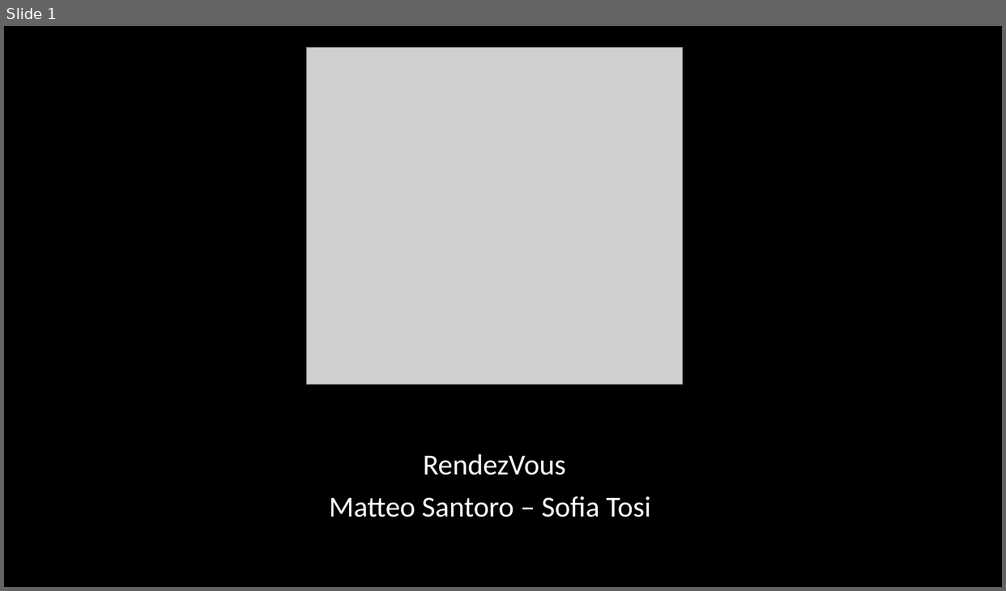
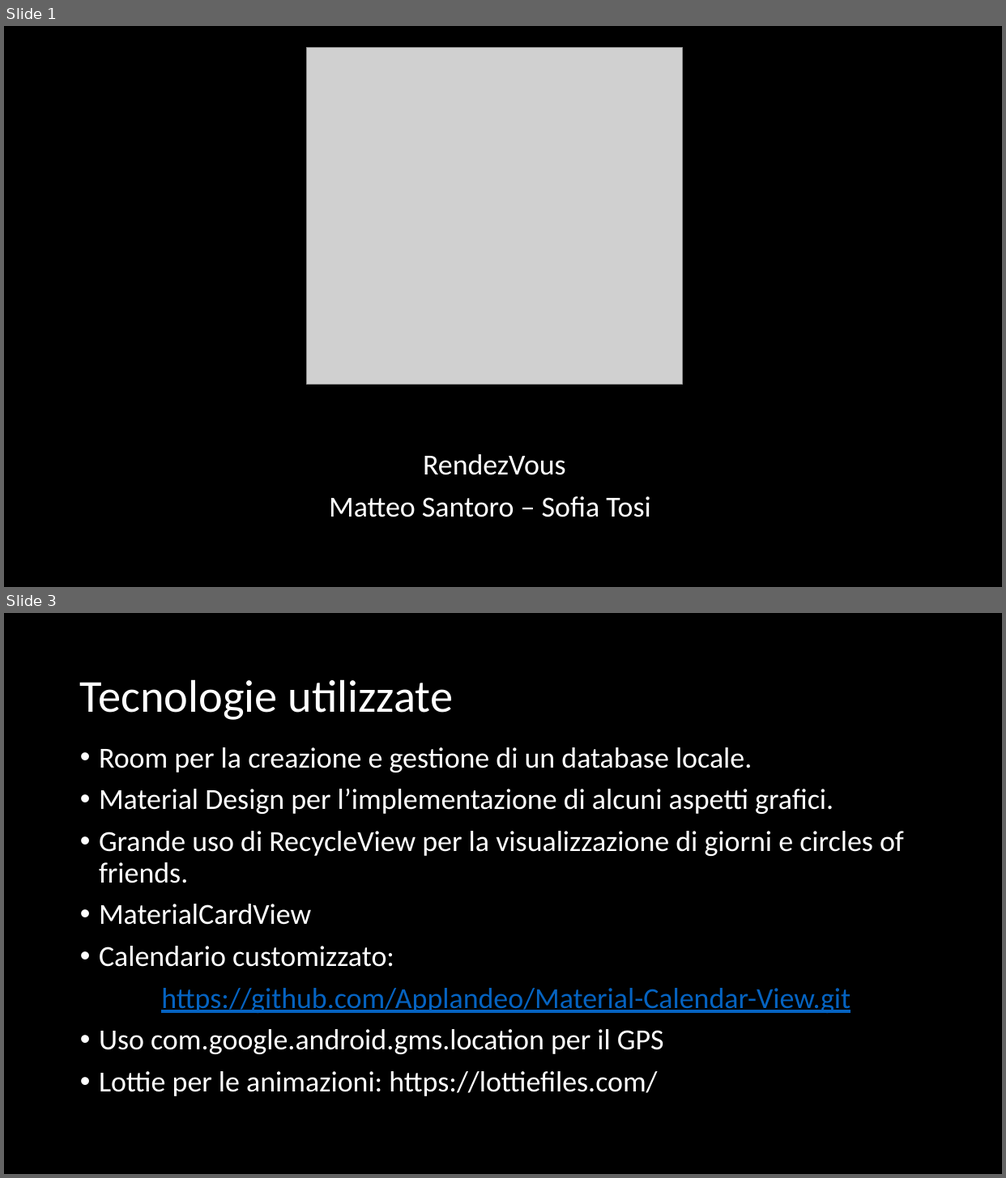
Before and after one commit to Sofy24/RendezVous, a slide deck: RendezVous.pptx. Shown one above the other, each under a label of ours: slide 1 before the commit, slides 1 and 3 after it; the slides between them are not shown. The pictures are 1006x591 and 1006x1178 pixels, drawn with LibreOffice and Linux fonts; fonts in the diff are those of the drawing; grey boxes stand for pictures; background and template pictures are left out. Boxes give left, top, right and bottom in pixels: in the first picture for what was removed or moved away, otherwise in the second. Text is boxed around its words. In the diff, an @@ line names an element or a change of style, - is before the commit and + after.

```diff
--- a/RendezVous.pptx
+++ b/RendezVous.pptx
@@ slide 3 added at <box>4,613,1002,1174</box>, background picture (left out) @@
@@ title added at <box>80,679,454,720</box>, 44 pt, text #FFFFFF @@
+Tecnologie utilizzate
@@ text added at <box>99,747,904,1097</box>, 28 pt, text #FFFFFF @@
+• Room per la creazione e gestione di un database locale.
+• Material Design per l’implementazione di alcuni aspetti grafici.
+• Grande uso di RecycleView per la visualizzazione di giorni e circles of friends.
+• MaterialCardView
+• Calendario customizzato:
+https://github.com/Applandeo/Material-Calendar-View.git
+• Uso com.google.android.gms.location per il GPS
+• Lottie per le animazioni: https://lottiefiles.com/
```
Also in this commit, not shown: 2 other slides added.
